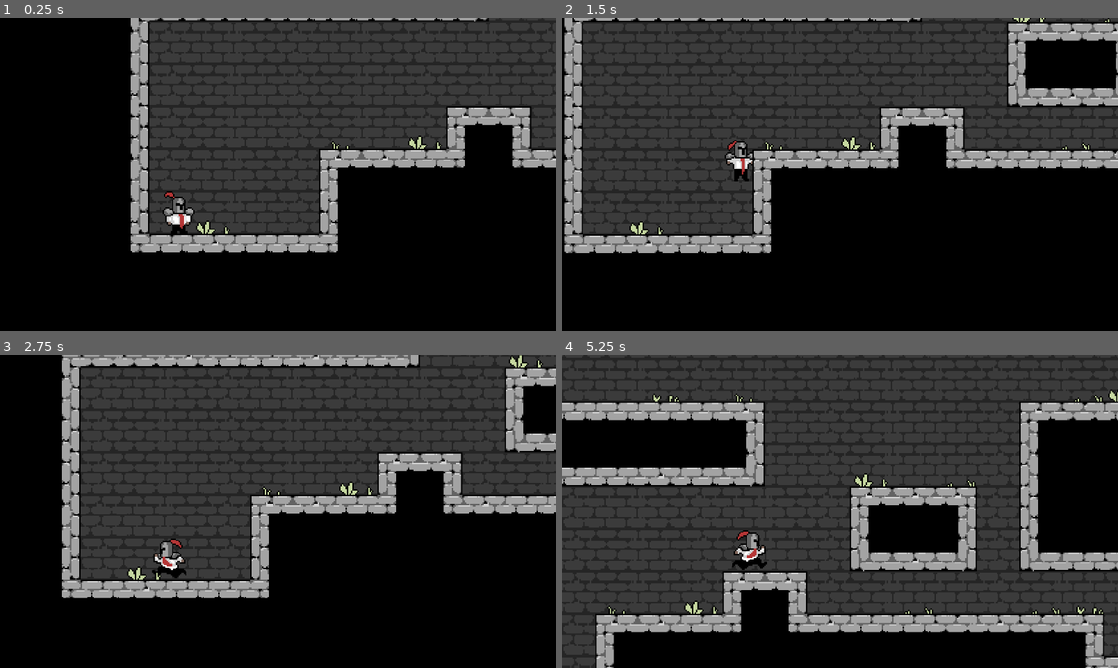
Above: before the commit, frames 1-4 (two rows, left to right).
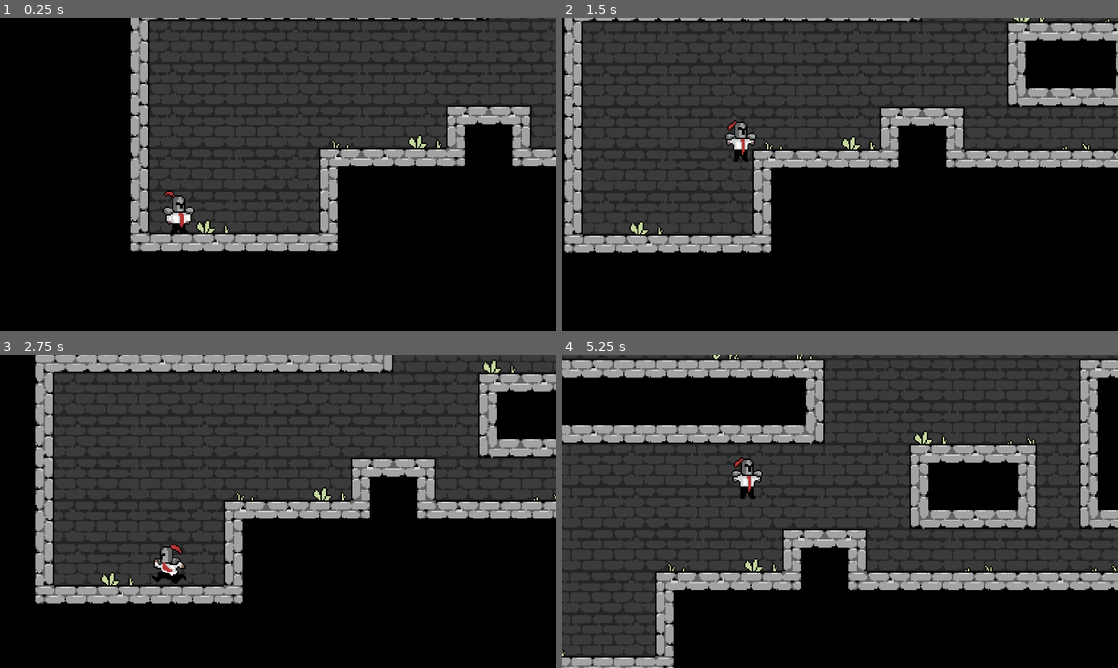
Above: after the commit, the same moments.

Repository: joshuatehrlich/overtime-knight
Game: Godot game, scene res://scenes/main.tscn
The game is run twice, just before and just after one commit, with the same random seed, the same clock (stepped at 60 frames per second) and the same inputs.
Inputs:
- Up to frame 1 (0.25 s): no input
- Up to frame 2 (1.5 s): hold D (right) from 0.53 s (still down); tap Space (jump) at 0.6, 0.77, 1.07, 1.35 s
- Up to frame 3 (2.75 s): tap Space (jump) at 1.52, 1.82, 2.1 s; release D (right) at 2.03 s; hold A (left) from 2.03 s (still down)
- Up to frame 4 (5.25 s): release A (left) at 2.78 s; hold D (right) 2.78-4.28 s; tap Space (jump) at 2.85, 3.02, 3.32, 3.6, 3.77, 4.07, 4.35, 4.52, 4.82, 5.1 s; hold A (left) 4.28-5.03 s; hold D (right) from 5.03 s (still down)

The runs differ from the first frame. In frame 1, 2.9% of the frame differs, in the area x 23-100%, y 0-75%; in frame 2, 1.2%; in frame 3, 21%; in frame 4, 54%, in the area x 0-100%, y 0-100%.

Commit message:
implement variable jump and fall gravity and set jump height implementation courtesy of https://www.youtube.com/watch?v=fE8f5-ZHD_k

Diff:
--- a/scripts/player.gd
+++ b/scripts/player.gd
@@ -9,19 +9,28 @@
 # Get the gravity from the project settings to be synced with RigidBody nodes.
 var gravity = ProjectSettings.get_setting("physics/2d/default_gravity")
 
+# Jump implmentation courtesy of: https://www.youtube.com/watch?v=fE8f5-ZHD_k
+var jump_height = 75
+var jump_up_time = 0.3
+var jump_fall_time = 0.2
+
+@onready var jump_velocity : float = ((2.0 * jump_height) / jump_up_time) * -1.0
+@onready var jump_gravity : float = ((-2.0 * jump_height) / (jump_up_time * jump_up_time)) * -1.0
+@onready var fall_gravity : float = ((-2.0 * jump_height) / (jump_fall_time * jump_fall_time)) * -1.0
 
 func _physics_process(delta):
 	handle_movement(delta)
 	handle_animation()
 
 func handle_movement(delta):
-	# Add the gravity.
-	if not is_on_floor():
-		velocity.y += gravity * delta
+	if velocity.y < 0.0:
+		velocity.y += jump_gravity * delta
+	else:
+		velocity.y += fall_gravity * delta
 
 	# Handle Jump.
 	if Input.is_action_just_pressed("jump") and is_on_floor():
-		velocity.y = JUMP_VELOCITY
+		velocity.y = jump_velocity
 
 	# Get the input direction and handle the movement/deceleration.
 	# As good practice, you should replace UI actions with custom gameplay actions.
